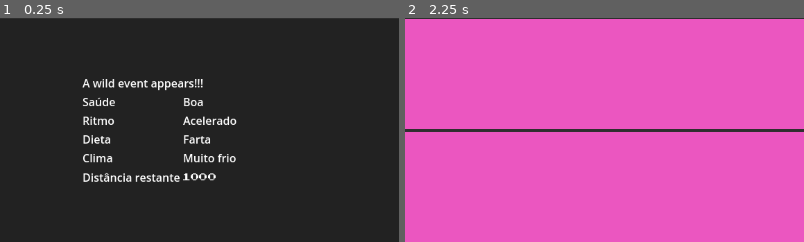
Above: before the commit, frames 1-2 (left to right).
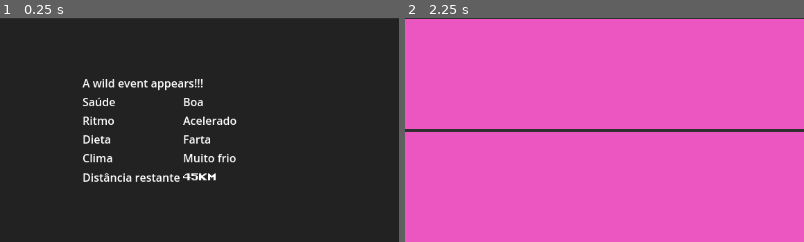
Above: after the commit, the same moments.

Repository: gabrielgomes94/oregon-trailer-clone
Game: Godot game, scene res://main.tscn
The game is run twice, just before and just after one commit, with the same random seed, the same clock (stepped at 60 frames per second) and the same inputs. The engine's default icon, where the game draws it, is replaced by a stand-in: a white triangle on a blue panel in a dark square.
Inputs:
- Up to frame 1 (0.25 s): no input
- Up to frame 2 (2.25 s): tap Enter (SwitchScreen) at 0.5, 2 s; tap 1 (1) at 0.6 s; tap 2 (2) at 0.8, 1.35 s; tap Space at 1.25 s; tap 3 (3) at 1.55, 2.1 s
The pictures show only the part of the screen within x 30-80%, y 50-100%; the shares and areas given below are measured in that part.

The runs differ from the first frame. In frame 1, 0.2% of the frame differs, in the area x 45-55%, y 69-73%; in frame 2, nothing differs.

Commit message:
refact: abstract ui screens

Diff:
--- a/game/actions/station_screen_actions.gd
+++ b/game/actions/station_screen_actions.gd
@@ -21,3 +21,7 @@
 
 func map():
 	main.switch_to_map_screen()
+
+
+func pace():
+	main.switch_to_pace_screen()
--- a/main.gd
+++ b/main.gd
@@ -1,15 +1,19 @@
 extends Node
 class_name Main
 
-@onready var movement_screen: UIMovementScreen = $MovementScreen
-@onready var station_screen: UIStationScreen = $StationScreen
-@onready var supplies_screen: UISuppliesScreen = $SuppliesScreen
-@onready var map_screen: UIMapScreen = $MapScreen
+@onready var movement_screen: UIMovementScreen = $Screens/MovementScreen
+@onready var station_screen: UIStationScreen = $Screens/StationScreen
+@onready var supplies_screen: UISuppliesScreen = $Screens/SuppliesScreen
+@onready var map_screen: UIMapScreen = $Screens/MapScreen
+@onready var pace_screen: UIPaceScreen = $Screens/PaceScreen
+
+var screens: Array
 
 @onready var game = $Game
 
 func _ready() -> void:
 	movement_screen.distance_left = 1000
+	screens = [movement_screen, station_screen, supplies_screen, map_screen, pace_screen];
 
 
 func _input(event: InputEvent) -> void:
@@ -21,30 +25,28 @@
 
 
 func switch_to_movement_screen():
-	station_screen.visible = false
-	movement_screen.visible = true
-	supplies_screen.visible = false
-	map_screen.visible = false
+	switch_screen(movement_screen)
 	game.game_resumed.emit()
 
 
 func switch_to_station_screen():
-	station_screen.visible = true
-	movement_screen.visible = false
-	supplies_screen.visible = false
-	map_screen.visible = false
+	switch_screen(station_screen)
 	game.game_paused.emit()
 
 
 func switch_to_supplies_screen():
-	supplies_screen.visible = true
-	station_screen.visible = false
-	movement_screen.visible = false
-	map_screen.visible = false
+	switch_screen(supplies_screen)
 
 
 func switch_to_map_screen():
-	map_screen.visible = true
-	supplies_screen.visible = false
-	station_screen.visible = false
-	movement_screen.visible = false
+	switch_screen(map_screen)
+
+
+func switch_to_pace_screen():
+	switch_screen(pace_screen)
+
+
+
+func switch_screen(target_screen):
+	for screen in screens:
+		screen.visible = screen == target_screen
--- a/main.tscn
+++ b/main.tscn
@@ -7,31 +7,10 @@
 [ext_resource type="Script" path="res://game/game.gd" id="4_iwb5g"]
 [ext_resource type="PackedScene" uid="uid://cm4hy1qtybo7h" path="res://ui/screens/map_screen/map_screen.tscn" id="5_5cq7t"]
 [ext_resource type="Script" path="res://game/actions/station_screen_actions.gd" id="5_hhf8d"]
+[ext_resource type="PackedScene" uid="uid://dnmcgjsr3s20m" path="res://ui/screens/pace_screen/pace_screen.tscn" id="8_2y0dc"]
 
 [node name="Main" type="Node"]
 script = ExtResource("1_vbgld")
-
-[node name="MovementScreen" parent="." node_paths=PackedStringArray("game") instance=ExtResource("2_qlxjt")]
-game = NodePath("../Game")
-
-[node name="StationScreen" parent="." node_paths=PackedStringArray("actions") instance=ExtResource("2_bjh8q")]
-visible = false
-actions = NodePath("../Game/StationScreenActions")
-
-[node name="StartScreen" type="Control" parent="."]
-visible = false
-layout_mode = 3
-anchors_preset = 0
-offset_right = 40.0
-offset_bottom = 40.0
-
-[node name="SuppliesScreen" parent="." node_paths=PackedStringArray("actions") instance=ExtResource("4_i7alj")]
-visible = false
-actions = NodePath("../Game/StationScreenActions")
-
-[node name="MapScreen" parent="." node_paths=PackedStringArray("actions") instance=ExtResource("5_5cq7t")]
-visible = false
-actions = NodePath("../Game/StationScreenActions")
 
 [node name="Game" type="Node" parent="."]
 script = ExtResource("4_iwb5g")
@@ -42,3 +21,41 @@
 
 [node name="StationScreenActions" type="Node" parent="Game"]
 script = ExtResource("5_hhf8d")
+
+[node name="Screens" type="Control" parent="."]
+layout_mode = 3
+anchors_preset = 15
+anchor_right = 1.0
+anchor_bottom = 1.0
+grow_horizontal = 2
+grow_vertical = 2
+
+[node name="MovementScreen" parent="Screens" node_paths=PackedStringArray("game") instance=ExtResource("2_qlxjt")]
+layout_mode = 1
+game = NodePath("../../Game")
+
+[node name="StationScreen" parent="Screens" node_paths=PackedStringArray("actions") instance=ExtResource("2_bjh8q")]
+visible = false
+layout_mode = 1
+actions = NodePath("../../Game/StationScreenActions")
+
+[node name="StartScreen" type="Control" parent="Screens"]
+visible = false
+layout_mode = 3
+anchors_preset = 0
+offset_right = 40.0
+offset_bottom = 40.0
+
+[node name="SuppliesScreen" parent="Screens" node_paths=PackedStringArray("actions") instance=ExtResource("4_i7alj")]
+visible = false
+layout_mode = 1
+actions = NodePath("../../Game/StationScreenActions")
+
+[node name="MapScreen" parent="Screens" node_paths=PackedStringArray("actions") instance=ExtResource("5_5cq7t")]
+visible = false
+layout_mode = 1
+actions = NodePath("../../Game/StationScreenActions")
+
+[node name="PaceScreen" parent="Screens" instance=ExtResource("8_2y0dc")]
+visible = false
+layout_mode = 1
--- a/ui/screens/map_screen/ui_map_screen.gd
+++ b/ui/screens/map_screen/ui_map_screen.gd
@@ -1,20 +1,5 @@
-extends Control
+extends UIScreen
 class_name UIMapScreen
-
-@onready var option_box = $Panel/VBoxContainer/ActionsBoxContainer
-@export var option_template: PackedScene
-@export var options: Options
-@export var actions: StationScreenActions
-
-
-func _ready() -> void:
-	var options = Options.supplies_screen_options_list()
-
-	for i in options:
-		var option = option_template.instantiate() as Option
-		option.selected.connect(on_option_selected)
-		option.set_data(i, options[i]['name'])
-		option_box.add_child(option)
 
 
 func on_option_selected(option: Option):
@@ -31,3 +16,6 @@
 		actions.travel()
 	if event.is_action_released(InputMapper.STATION_SCREEN):
 		actions.station_screen()
+
+func get_options():
+	return Options.supplies_screen_options_list()
--- /dev/null
+++ b/ui/screens/pace_screen/pace_screen.tscn
@@ -0,0 +1,12 @@
+[gd_scene load_steps=2 format=3 uid="uid://dnmcgjsr3s20m"]
+
+[ext_resource type="Script" path="res://ui/screens/pace_screen/ui_pace_screen.gd" id="1_ebxt0"]
+
+[node name="PaceScreen" type="Control"]
+layout_mode = 3
+anchors_preset = 15
+anchor_right = 1.0
+anchor_bottom = 1.0
+grow_horizontal = 2
+grow_vertical = 2
+script = ExtResource("1_ebxt0")
--- /dev/null
+++ b/ui/screens/pace_screen/ui_pace_screen.gd
@@ -0,0 +1,12 @@
+extends Control
+class_name UIPaceScreen
+
+
+# Called when the node enters the scene tree for the first time.
+func _ready() -> void:
+	pass # Replace with function body.
+
+
+# Called every frame. 'delta' is the elapsed time since the previous frame.
+func _process(delta: float) -> void:
+	pass
--- a/ui/screens/station_screen/station_screen.tscn
+++ b/ui/screens/station_screen/station_screen.tscn
@@ -24,7 +24,7 @@
 grow_horizontal = 2
 grow_vertical = 2
 
-[node name="VBoxContainer2" type="VBoxContainer" parent="Panel"]
+[node name="VBoxContainer" type="VBoxContainer" parent="Panel"]
 layout_mode = 1
 anchors_preset = 15
 anchor_right = 1.0
@@ -32,18 +32,18 @@
 grow_horizontal = 2
 grow_vertical = 2
 
-[node name="PanelContainer" type="PanelContainer" parent="Panel/VBoxContainer2"]
+[node name="PanelContainer" type="PanelContainer" parent="Panel/VBoxContainer"]
 layout_mode = 2
 size_flags_vertical = 3
 
-[node name="Sprite2D" type="Sprite2D" parent="Panel/VBoxContainer2/PanelContainer"]
+[node name="Sprite2D" type="Sprite2D" parent="Panel/VBoxContainer/PanelContainer"]
 position = Vector2(601, 139)
 texture = ExtResource("4_tqsde")
 
-[node name="Label" type="Label" parent="Panel/VBoxContainer2"]
+[node name="Label" type="Label" parent="Panel/VBoxContainer"]
 layout_mode = 2
 text = "O que você vai fazer?"
 
-[node name="VBoxContainer" type="VBoxContainer" parent="Panel/VBoxContainer2"]
+[node name="ActionsBoxContainer" type="VBoxContainer" parent="Panel/VBoxContainer"]
 layout_mode = 2
 size_flags_vertical = 3
--- a/ui/screens/station_screen/ui_station_screen.gd
+++ b/ui/screens/station_screen/ui_station_screen.gd
@@ -1,30 +1,13 @@
-extends Control
+extends UIScreen
 class_name UIStationScreen
-
-@onready var option_box = $Panel/VBoxContainer2/VBoxContainer
-@export var option_template: PackedScene
-@export var options: Options
-@export var actions: StationScreenActions
-
-
-func _ready() -> void:
-	var options = Options.station_screen_options_list()
-
-	for i in options:
-		var option = option_template.instantiate() as Option
-		option.set_option_name(i, options[i]['name'])
-		option.value = i
-		option.selected.connect(on_option_selected)
-		option_box.add_child(option)
 
 
 func on_option_selected(option: Option):
-	if option.value == 1:
-		actions.travel()
-	elif option.value == 2:
-		actions.supplies()
-	elif option.value == 3:
-		actions.map()
+	match option.value:
+		1: actions.travel()
+		2: actions.supplies()
+		3: actions.map()
+		4: actions.pace()
 
 
 func _input(event: InputEvent) -> void:
@@ -36,3 +19,7 @@
 		actions.supplies()
 	if event.is_action_released(InputMapper.MAP_SCREEN):
 		actions.map()
+
+
+func get_options():
+	return Options.station_screen_options_list()
--- a/ui/screens/supplies_screen/ui_supplies_screen.gd
+++ b/ui/screens/supplies_screen/ui_supplies_screen.gd
@@ -1,33 +1,20 @@
-extends Control
+extends UIScreen
 class_name UISuppliesScreen
-
-@onready var option_box = $Panel/VBoxContainer/ActionsBoxContainer
-@export var option_template: PackedScene
-@export var options: Options
-@export var actions: StationScreenActions
-
-
-func _ready() -> void:
-	var options = Options.supplies_screen_options_list()
-
-	for i in options:
-		var option = option_template.instantiate() as Option
-		option.selected.connect(on_option_selected)
-		option.set_data(i, options[i]['name'])
-		option_box.add_child(option)
 
 
 func on_option_selected(option: Option):
-	if str(option.value) == '1':
-		actions.travel()
-	elif str(option.value) == 'ESC':
-		actions.station_screen()
+	match option.value:
+		1: actions.travel()
+		'ESC': actions.station_screen()
 
 
 func _input(event: InputEvent) -> void:
 	if visible == false: return
-
 	if event.is_action_released(InputMapper.TRAVEL_SCREEN):
 		actions.travel()
 	if event.is_action_released(InputMapper.STATION_SCREEN):
 		actions.station_screen()
+
+
+func get_options():
+	return Options.supplies_screen_options_list()
--- /dev/null
+++ b/ui/screens/ui_screen.gd
@@ -0,0 +1,23 @@
+extends Control
+class_name UIScreen
+
+@export var option_template: PackedScene
+@export var options: Options
+@export var actions: StationScreenActions
+@onready var option_box = $Panel/VBoxContainer/ActionsBoxContainer
+
+func _ready() -> void:
+	var options = get_options()
+	for i in options:
+		var option = option_template.instantiate() as Option
+		option.selected.connect(on_option_selected)
+		option.set_data(i, options[i]['name'])
+		option_box.add_child(option)
+
+
+func on_option_selected(option: Option):
+	pass
+
+
+func get_options():
+	pass
Not shown: 1 places in main.tscn that only renumber resources
